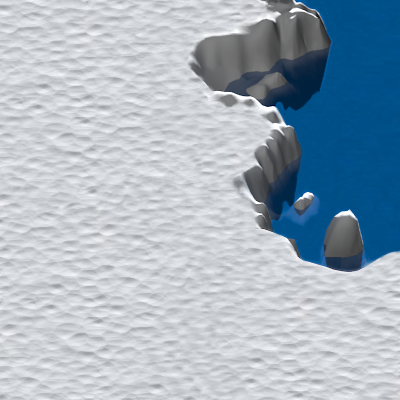
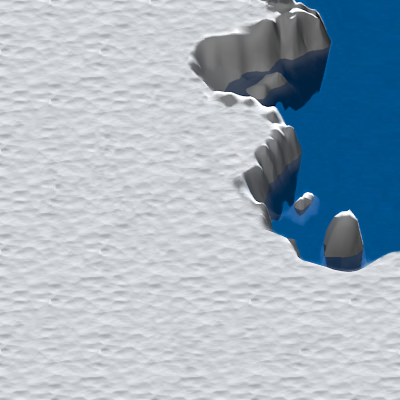
Comparing the layer stacks of the two (400, 400) images. Changes:
painted on "Pasted Layer" over [0, 0, 400, 400]
